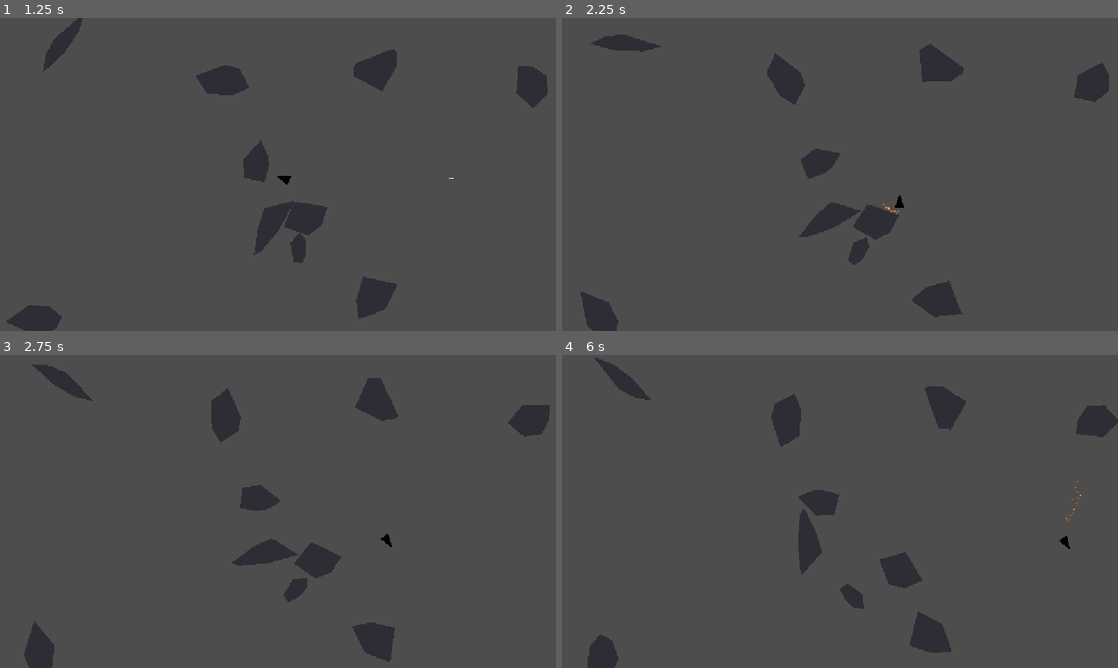
Above: before the commit, frames 1-4 (two rows, left to right).
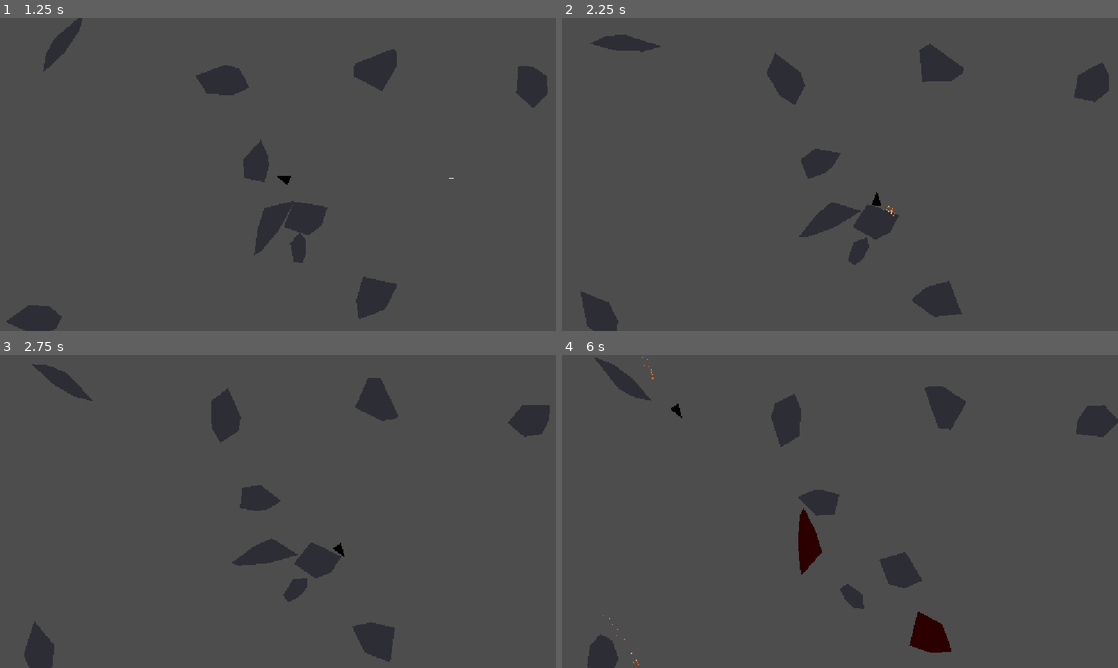
Above: after the commit, the same moments.

Repository: ProudFridge/Asteroids
Game: Godot game, scene res://scenes/game/game.tscn
The game is run twice, just before and just after one commit, with the same random seed, the same clock (stepped at 60 frames per second) and the same inputs.
Inputs (mouse positions are in pixels of both pictures, inside the frame that each line leads up to):
- Up to frame 1 (1.25 s): tap Enter at 0.5 s; move the mouse to (400, 158) at 0.52 s; hold D (turn_right) from 0.53 s (still down); hold Space (shoot) from 0.53 s (still down); click (400, 158) at 0.67 s
- Up to frame 2 (2.25 s): move the mouse to (728, 190) at 1.27 s; release D (turn_right) at 1.28 s; release Space (shoot) at 1.28 s; hold S (backwards) 1.28-2.03 s; tap Alt at 1.35 s; move the mouse to (895, 105) at 2.02 s; hold D (turn_right) from 2.03 s (still down); tap Shift at 2.1 s
- Up to frame 3 (2.75 s): keep holding D (turn_right)
- Up to frame 4 (6 s): move the mouse to (812, 574) at 2.77 s; release D (turn_right) at 2.78 s; hold W (forwards) 2.78-3.53 s; tap Space (shoot) at 2.85 s; click (812, 574) at 2.92 s; move the mouse to (1006, 558) at 3.52 s; hold A (turn_left) 3.53-5.03 s; tap Alt at 3.6, 5.85 s; move the mouse to (673, 464) at 4.27 s; tap Shift at 4.35 s; move the mouse to (867, 511) at 5.02 s; hold S (backwards) 5.03-5.78 s; hold Space (shoot) 5.03-5.78 s; click (867, 511) at 5.17 s; move the mouse to (756, 433) at 5.77 s; hold D (turn_right) from 5.78 s (still down)

Frame 1 is identical in both runs. In frame 2, 0.1% of the frame differs, in the area x 55-62%, y 55-64%; in frame 3, less than 0.1%; in frame 4, 1.3%, in the area x 7-94%, y 0-100%.

Commit message:
Make the ship die when it hits too many asteroids

Diff:
--- a/player.gd
+++ b/player.gd
@@ -4,13 +4,18 @@
 const accel: float = 5.0
 var maxSpeed: float = INF
 var rotSpeed: float = 5 # rad/s
+# TODO: change to health later, faster asteroids deal more damage
+var lives: int = 3
 
 var polygon: PackedVector2Array
 var viewportSize: Vector2
 
+@onready var damage_timer: Timer = $DamageTimer
 @onready var thruster_particles: CPUParticles2D = $ThrusterParticles
 @onready var collision_polygon_2d: CollisionPolygon2D = $CollisionPolygon2D
 @export var playerSize: Vector2 = Vector2(15, 30)
+
+signal died()
 
 func _ready() -> void:
 	# Temp
@@ -35,7 +40,16 @@
 
 	rotation += rotDir * rotSpeed * delta
 
-	move_and_slide()
+	var collision: KinematicCollision2D = move_and_collide(velocity * delta)
+
+	if collision:
+		var body: Node = collision.get_collider()
+		if body is Asteroid and damage_timer.is_stopped():
+			lives -= 1
+			if lives <= 0:
+				died.emit()
+				die()
+			damage_timer.start()
 
 	# Makes sure the player doens't get outside the window
 	if position.x > viewportSize.x:
@@ -50,6 +64,10 @@
 	if position.y < 0:
 		position.y = viewportSize.y
 
+func die() -> void:
+	died.emit()
+	queue_free()
+
 func _draw() -> void:
 	draw_colored_polygon(polygon, Color.BLACK)
 
--- a/scenes/asteroid/asteroid.gd
+++ b/scenes/asteroid/asteroid.gd
@@ -31,6 +31,7 @@
 	health = health - damage
 	if health <= 0:
 		queue_free()
+	modulate = Color.RED
 
 ## Generates a convex polygon with n vertices
 ## taken from https://web.archive.org/web/20260416133431/https://cglab.ca/~sander/misc/ConvexGeneration/convex.html
--- a/scenes/player/player.tscn
+++ b/scenes/player/player.tscn
@@ -2,15 +2,6 @@
 
 [ext_resource type="Script" uid="uid://c22t4omm5wesk" path="res://player.gd" id="1_8afob"]
 [ext_resource type="Script" uid="uid://bvpns05ap0kn7" path="res://scenes/shoot_component/shoot_component.gd" id="2_dovo2"]
-
-[sub_resource type="ParticleProcessMaterial" id="ParticleProcessMaterial_2m7xh"]
-particle_flag_disable_z = true
-angle_min = -19.99999
-angle_max = 20.000011
-direction = Vector3(0, 1, 0)
-spread = 4.765
-initial_velocity_min = 69.89
-initial_velocity_max = 129.03
 
 [sub_resource type="Curve" id="Curve_8afob"]
 _data = [Vector2(0, 1), 0.0, 0.0, 0, 0, Vector2(1, 0), 0.0, 0.0, 0, 0]
@@ -28,11 +19,6 @@
 
 [node name="CollisionPolygon2D" type="CollisionPolygon2D" parent="." unique_id=945804275]
 polygon = PackedVector2Array(0, 0, 0, 0.6, 0, 1)
-
-[node name="GPUParticles2D" type="GPUParticles2D" parent="." unique_id=242029630]
-visible = false
-amount = 80
-process_material = SubResource("ParticleProcessMaterial_2m7xh")
 
 [node name="ThrusterParticles" type="CPUParticles2D" parent="." unique_id=1390780388]
 emitting = false
@@ -54,3 +40,6 @@
 script = ExtResource("2_dovo2")
 shooter = NodePath("..")
 metadata/_custom_type_script = "uid://bvpns05ap0kn7"
+
+[node name="DamageTimer" type="Timer" parent="." unique_id=1806139019]
+one_shot = true
